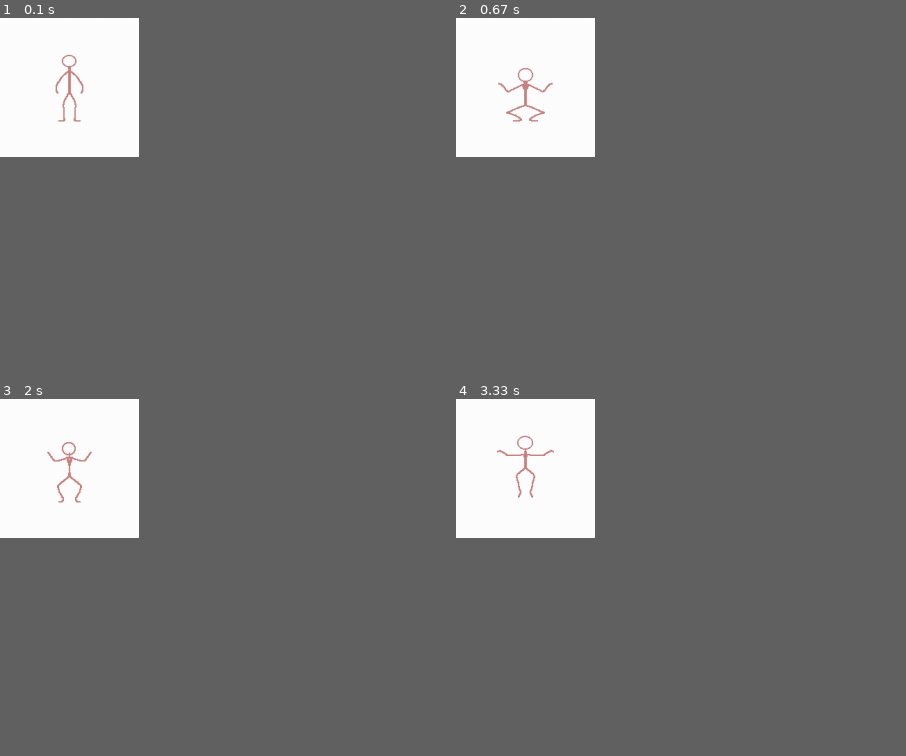
Above: before the commit, frames 1-4 (two rows, left to right).
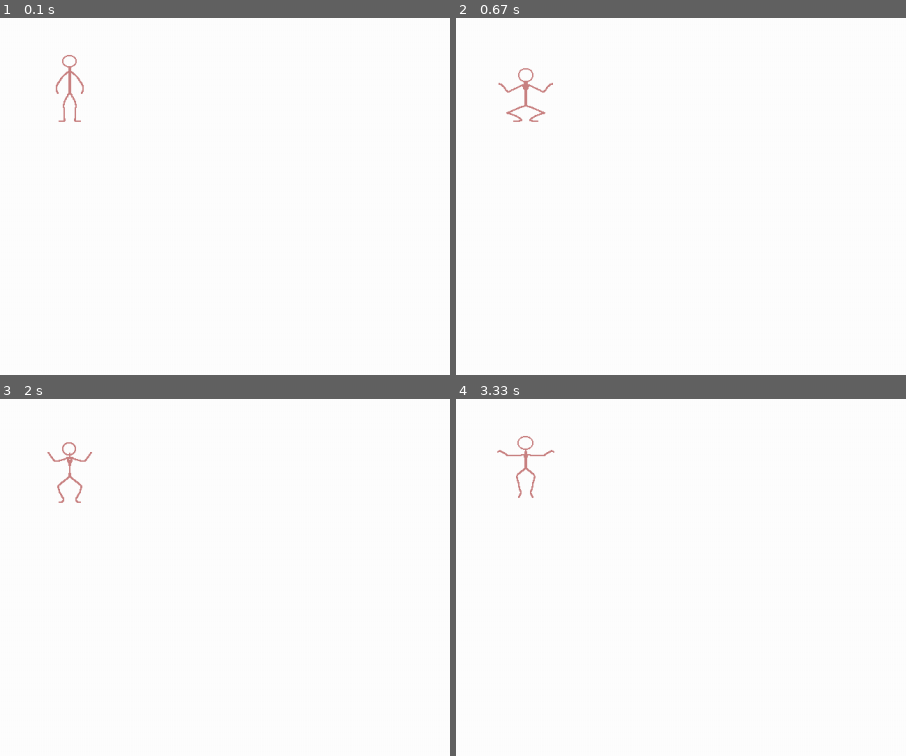
Above: after the commit, the same moments.

Repository: EgorAgafonov/Pygame_Practice
Game: pygame game, started from main.py
Same seed, same stepped clock (60 frames per second), same inputs: the game is played once before the commit and once after it.
Inputs:
- Up to frame 1 (0.1 s): no input
- Up to frame 2 (0.67 s): tap Space at 0.33 s
- Up to frame 3 (2 s): tap Space at 1.23, 1.53 s
- Up to frame 4 (3.33 s): tap Space at 2.8 s
The pictures show only the part of the screen within x 0-50%, y 0-50%; the shares and areas given below are measured in that part.
In our replay, the window is 139x139 before the commit and 900x714 after it. These sizes can differ from the game's own. Grey fills any space a smaller window leaves; there, only what the larger window draws over its background counts as a difference.

The runs differ from the first frame. In frame 1, 0.1% of the frame differs, in the area x 12-19%, y 10-30%; in frame 2, 0.2%, in the area x 9-22%, y 14-30%; in frame 3, 0.1%; in frame 4, 0.1%.

Commit message:
Update main.py module

Diff:
--- a/main.py
+++ b/main.py
@@ -8,8 +8,8 @@
 clock = pygame.time.Clock()
 
 # Game screen
-screen_width = 200
-screen_height = 200
+screen_width = 1290
+screen_height = 1024
 screen = pygame.display.set_mode((screen_width, screen_height))
 pygame.display.set_caption('Sprite animation')
 
@@ -22,11 +22,14 @@
 def run_game():
     while True:
         for event in pygame.event.get():
-            if event.type == pygame.QUIT:
-                pygame.quit()
-                sys.exit()
             if event.type == pygame.KEYDOWN:
-                player.animate()
+                if event.key == pygame.K_q:
+                    pygame.quit()
+                    sys.exit()
+                elif event.key == pygame.K_SPACE:
+                    player.animate()
+
+
 
         screen.fill((255, 255, 255))
         moving_sprites.draw(screen)
--- /dev/null
+++ b/test.py
@@ -0,0 +1,2 @@
+a = 1
+print(float(a))
